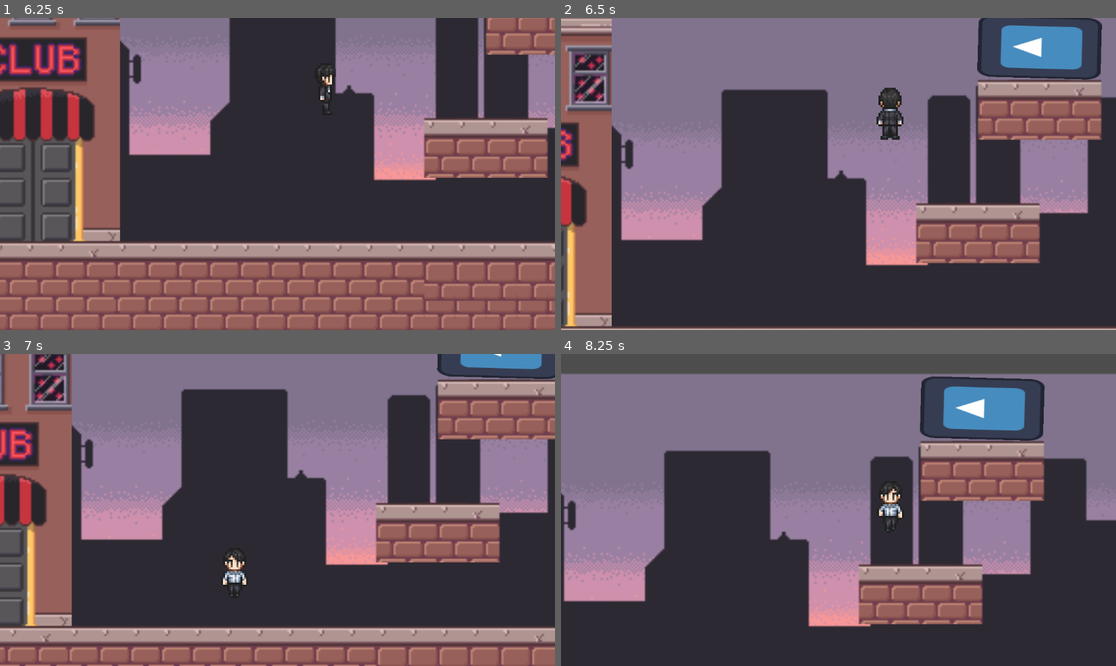
Above: before the commit, frames 1-4 (two rows, left to right).
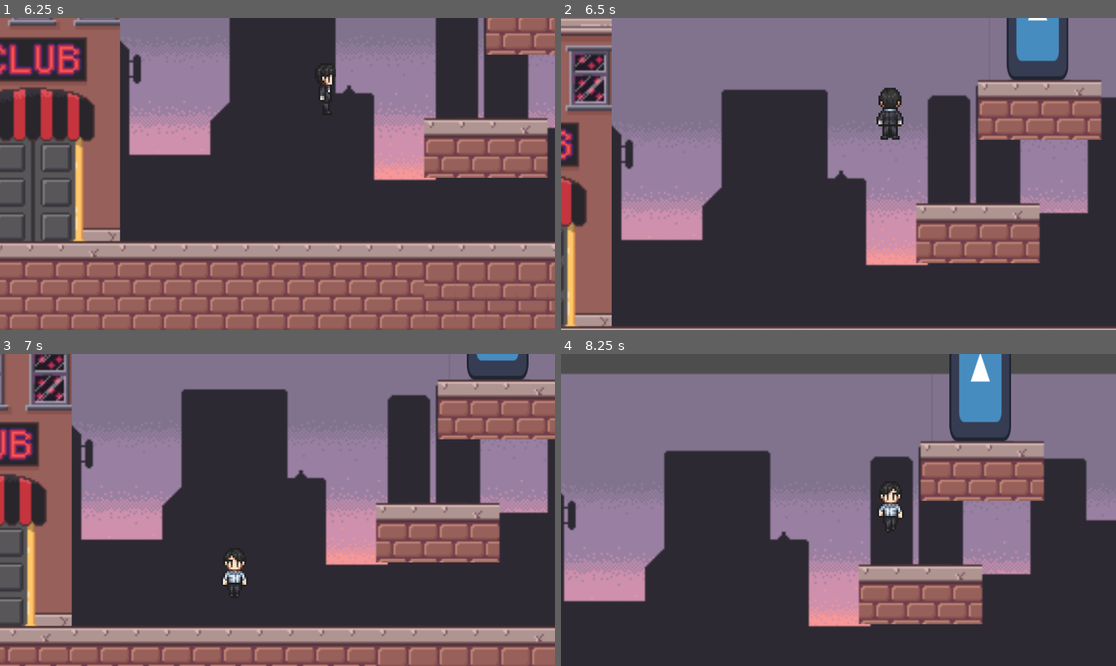
Above: after the commit, the same moments.

Repository: szymiiiii/2D-RPG-Game
Game: Godot game, scene res://scenes/UI/Main_Menu.tscn
The game is run twice, just before and just after one commit, with the same random seed, the same clock (stepped at 60 frames per second) and the same inputs. The engine's default icon, where the game draws it, is replaced by a stand-in: a white triangle on a blue panel in a dark square.
Inputs:
- Up to frame 1 (6.25 s): click "Start" at 0.5 s; click "Start" at 1.25 s; click "Continue" at 2 s; click "Continue" at 2.75 s; click "Mapy" at 3.5 s; tap Enter (ui_accept) at 4.25 s; hold D (Move_Right) 4.28-5 s; hold Shift (Running) 4.28-5 s; tap W (Jumping) at 4.52, 6.02 s; click "Mapa_nr_1" at 5 s; hold D (Move_Right) from 5.78 s (still down); tap Shift (Running) at 5.85 s
- Up to frame 2 (6.5 s): keep holding D (Move_Right)
- Up to frame 3 (7 s): release D (Move_Right) at 6.53 s; hold A (Move_Left) from 6.53 s (still down); hold Shift (Running) from 6.53 s (still down)
- Up to frame 4 (8.25 s): release A (Move_Left) at 7.28 s; release Shift (Running) at 7.28 s; hold D (Move_Right) from 7.28 s (still down); tap Shift (Running) at 7.35 s; tap W (Jumping) at 7.52 s; hold Shift (Running) from 8.03 s (still down)

Frame 1 is identical in both runs. In frame 2, 3.3% of the frame differs, in the area x 74-98%, y 0-20%; in frame 3, 1.2%; in frame 4, 4.1%, in the area x 64-88%, y 0-29%.

Commit message:
drzwi ale lepsze

Diff:
--- a/scenes/Maps/level_one.tscn
+++ b/scenes/Maps/level_one.tscn
@@ -885,20 +885,18 @@
 
 [node name="Doors" parent="." instance=ExtResource("4_su14p")]
 position = Vector2(424, -86)
-orientation = 2
+orientation = 1
 next_scene = 1
 
 [node name="Doors2" parent="." instance=ExtResource("4_su14p")]
-position = Vector2(230, -136)
-rotation = -1.54287
+position = Vector2(229, -151)
 orientation = 1
 next_scene = 1
 id = 1
 
 [node name="Doors3" parent="." instance=ExtResource("4_su14p")]
-position = Vector2(531, -14)
-rotation = -1.54287
-orientation = 0
+position = Vector2(507, -24)
+orientation = 2
 next_scene = 1
 id = 2
 
--- a/scenes/Maps/level_two.tscn
+++ b/scenes/Maps/level_two.tscn
@@ -883,6 +883,23 @@
 format = 2
 layer_0/tile_data = PackedInt32Array(65537, 655360, 12, 65539, 655360, 12, 65540, 655360, 12, 65542, 655360, 12, 65544, …(3781 unchanged characters)…
 
+[node name="Doors" parent="." instance=ExtResource("4_ogq8i")]
+position = Vector2(229, -154)
+orientation = 0
+transition_choice = 3
+
+[node name="Doors2" parent="." instance=ExtResource("4_ogq8i")]
+position = Vector2(423, -88)
+orientation = 0
+transition_choice = 3
+id = 1
+
+[node name="Doors3" parent="." instance=ExtResource("4_ogq8i")]
+position = Vector2(510, -23)
+orientation = 2
+transition_choice = 3
+id = 2
+
 [node name="Player" parent="." instance=ExtResource("3_ogq8i")]
 position = Vector2(47, -5)
 
@@ -894,8 +911,3 @@
 drag_top_margin = 0.02
 drag_right_margin = 0.03
 drag_bottom_margin = 0.03
-
-[node name="Doors" parent="." instance=ExtResource("4_ogq8i")]
-position = Vector2(229, -154)
-orientation = 0
-transition_choice = 3
--- a/scripts/doors.gd
+++ b/scripts/doors.gd
@@ -23,7 +23,7 @@
 # i w jaka animacja zostanie wywolana w Player node
 # w przypadku "vertical" musi najpierw nacisnac przycisk potwierdzajacy wejscie do nastepnej sceny
 # w przypadku right i left wystarczy samo wejscie w drzwi
-@export_enum("right", "left", "vertical") var orientation
+@export_enum("left", "right", "vertical") var orientation
 
 #nastepna scena to scena mapy do zaladowania zamiast obecnej
 @export var next_scene: Levels_Enum
--- a/scripts/player/states_scripts/getting_out.gd
+++ b/scripts/player/states_scripts/getting_out.gd
@@ -3,23 +3,35 @@
 var movement_direction_x: int
 var is_player_on_ground: bool
 var door_position_x
+var door_position_y
 var is_player_in_zone
 
 func enter(previous_state_path: String, data := {}) -> void:
 	is_player_on_ground =player.is_on_floor()
 	door_position_x = DoorManager.door_dictionary["door_position"].x
-	is_player_in_zone = player.position.x <= door_position_x + 5 && player.position.x >= door_position_x - 5
+	door_position_y = DoorManager.door_dictionary["door_position"].y
 
-	if is_player_in_zone:
-		#DoorManager.player_ready_to_pass.emit(0.5)
-		play_anim.emit("turn_around")
+	var door_orientation = DoorManager.door_dictionary["door_orientation"]
+
+	if !is_player_on_ground:
+		play_anim.emit("falling")
+	elif door_orientation == 2:
+		play_anim.emit("idle")
+		movement_direction_x = 0
 	else:
-		#DoorManager.player_ready_to_pass.emit(0.3)
-		if is_player_on_ground:
-			play_anim.emit("walking")
-		else:
-			play_anim.emit("falling")
-	pass
+		play_anim.emit("walking")
+
+	if door_orientation == 1:
+		movement_direction_x = 1
+	elif door_orientation == 0:
+		movement_direction_x = -1
+
+	if player.direction * movement_direction_x < 0:
+		player.direction *= -1
+		change_orientation.emit(0)
+
+
+
 
 func physics_update(delta: float) -> void:
 	#var input_direction_x := Input.get_axis("Move_Left", "Move_Right")
@@ -40,14 +52,28 @@
 		#if player.direction * movement_direction_x < 0:
 			#player.direction *= -1
 			#change_orientation.emit(0)
-		#if is_player_on_ground != player.is_on_floor():
-			#play_anim.emit("walking")
-	#
-	#player.velocity.y += player.gravity * delta
+	if (player.position.x > door_position_x + 32 || player.position.x < door_position_x - 32 ):
+		movement_direction_x = 0
+	elif (player.position.y > door_position_y + 92 || player.position.y < door_position_y - 92 ):
+		movement_direction_x = 0
+
+	if is_player_on_ground != player.is_on_floor():
+		if is_player_on_ground:
+			play_anim.emit("falling")
+		else:
+			play_anim.emit("walking")
+	player.velocity.x = player.speed * movement_direction_x * 0.4
+	player.velocity.y += player.gravity * delta
 #
-	#player.move_and_slide()
-	#
-	if !DoorManager.did_player_go_through_doors:
+	player.move_and_slide()
+
+	if DoorManager.door_dictionary["door_orientation"] == 2:
+		print("udalo sie wyjsc")
+		DoorManager.did_player_go_through_doors = false
+		finished.emit(IDLE)
+	elif movement_direction_x == 0 || !DoorManager.did_player_go_through_doors:
+		DoorManager.did_player_go_through_doors = false
+		print("udalo sie wyjsc")
 		if not player.is_on_floor():
 			finished.emit(FALLING)
 		elif Input.is_action_just_pressed("Jumping"):
@@ -57,6 +83,8 @@
 				finished.emit(RUNNING)
 			else:
 				finished.emit(WALKING)
-	if Input.is_action_pressed("ui_cancel"):
-		DoorManager.did_player_go_through_doors = false
-		finished.emit(IDLE)
+		else:
+			finished.emit(IDLE)
+	#if Input.is_action_pressed("ui_cancel"):
+		#DoorManager.did_player_go_through_doors = false
+		#finished.emit(IDLE)
